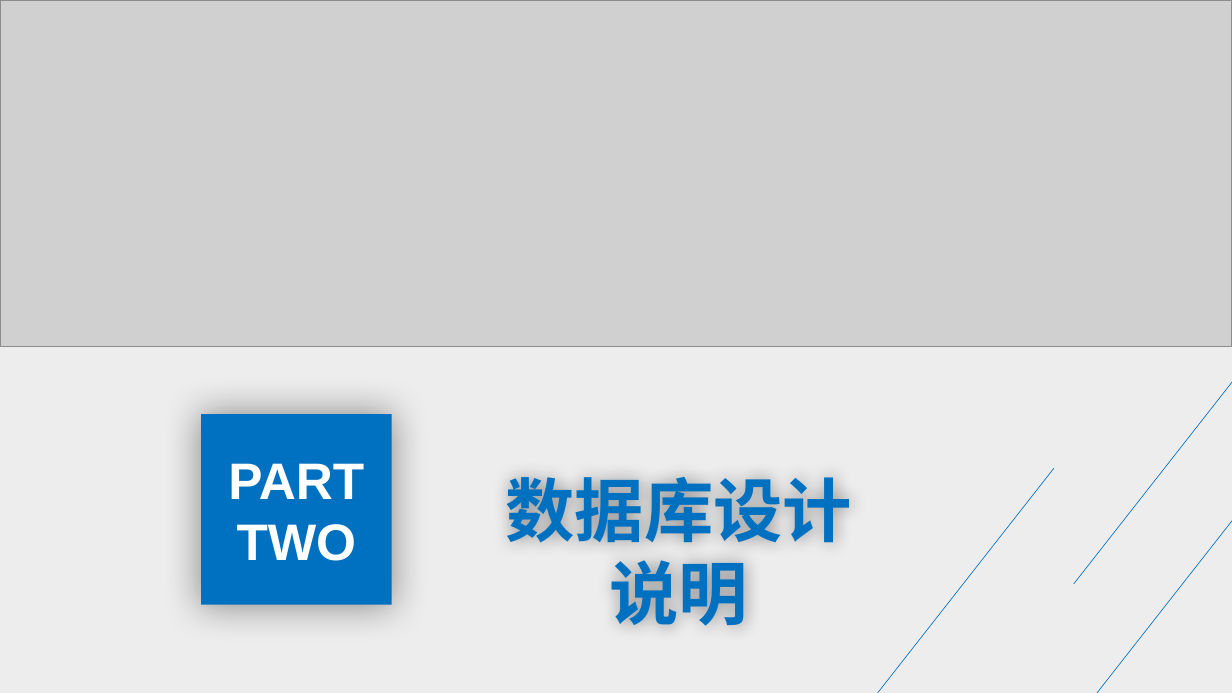
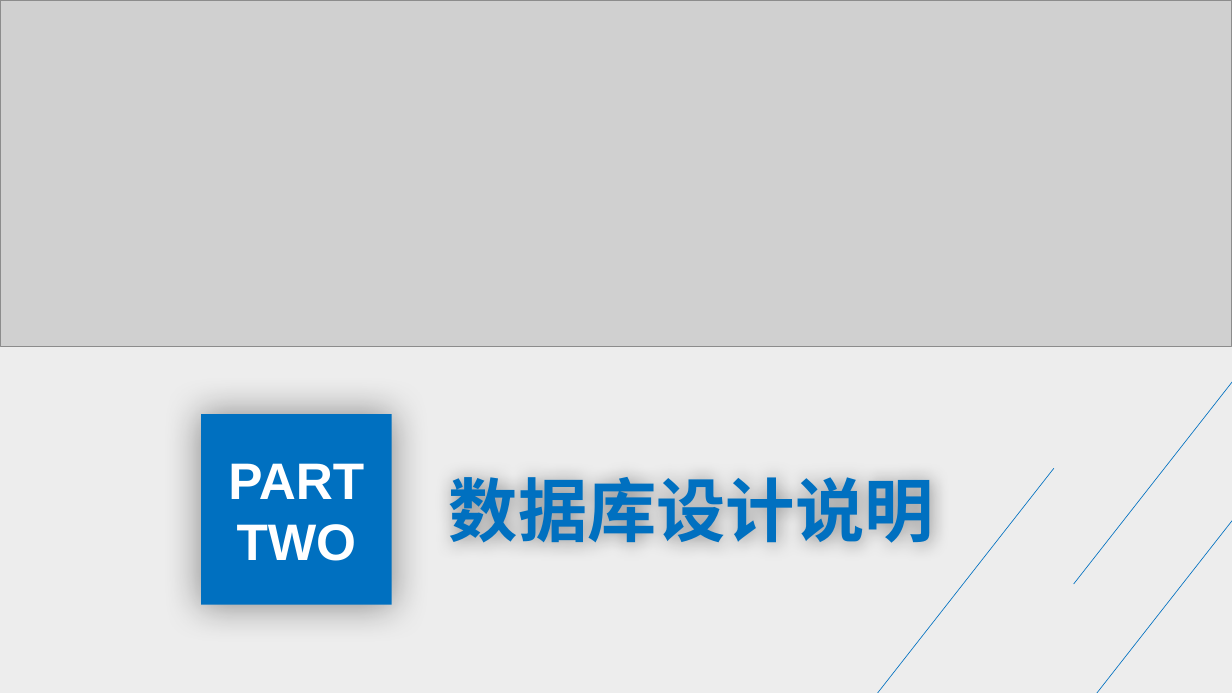
Before and after one commit to group21-sudo/practice_project, a slide deck: slide 9 of 座位检测预约系统_系统设计和数据库设计答辩.pptx. Drawn at 1232x693 pixels with LibreOffice and Linux fonts; fonts in the diff are those of the drawing; grey boxes stand for pictures. Boxes give left, top, right and bottom in pixels: in the first picture for what was removed or moved away, otherwise in the second. Text is boxed around its words. In the diff, an @@ line names an element or a change of style, - is before the commit and + after.

```diff
--- a/座位检测预约系统_系统设计和数据库设计答辩.pptx
+++ b/座位检测预约系统_系统设计和数据库设计答辩.pptx
@@ text "数据库设计说明" rewrapped from (x1=505, y1=466, x2=851, y2=636) to (x1=449, y1=466, x2=934, y2=553) @@
```
Also in this commit, not shown: 9 other slides changed, 14 slides added, 8 slides removed, 1 other file.
